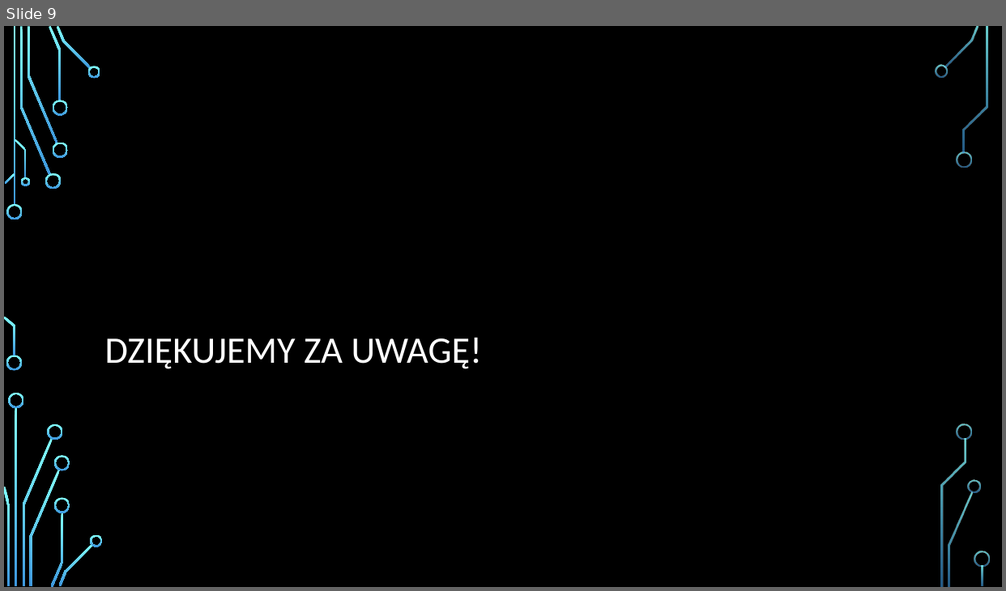
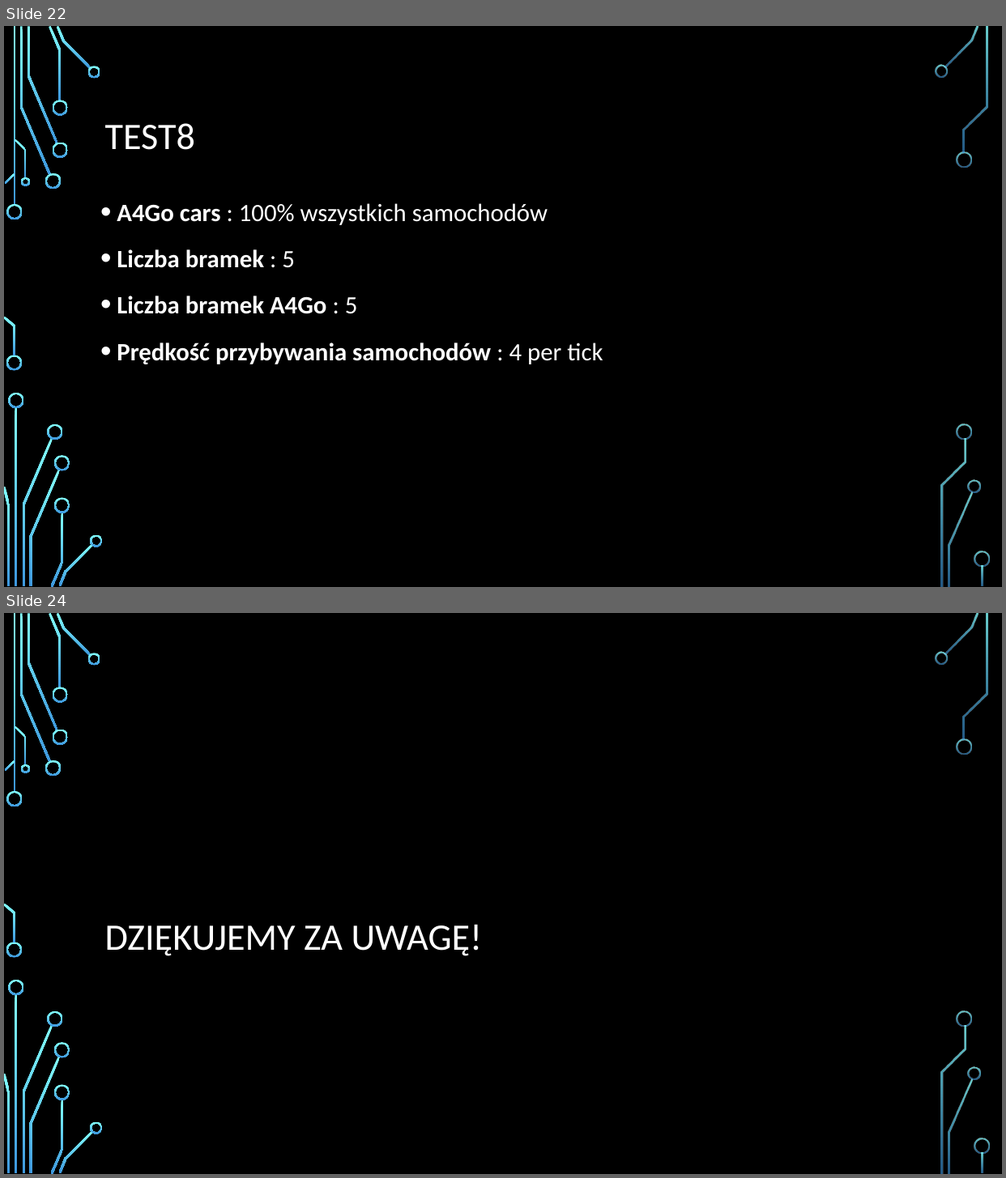
Before and after one commit to zurus93/ExpresswaySimulation, a slide deck: ExpresswaySimulation/doc/Prezentacja_finalna.pptx. Shown one above the other, each under a label of ours: slide 9 before the commit, slides 22 and 24 after it; the slides between them are not shown. The pictures are 1006x591 and 1006x1178 pixels, drawn with LibreOffice and Linux fonts; fonts in the diff are those of the drawing; background and template pictures are left out. Boxes give left, top, right and bottom in pixels: in the first picture for what was removed or moved away, otherwise in the second. Text is boxed around its words. In the diff, an @@ line names an element or a change of style, - is before the commit and + after.

```diff
--- a/ExpresswaySimulation/doc/Prezentacja_finalna.pptx
+++ b/ExpresswaySimulation/doc/Prezentacja_finalna.pptx
@@ slide 22 added at box(4, 26, 1002, 587), background picture (left out); not listed: 36 template elements that a slide beside it also shows @@
@@ title added at box(105, 123, 195, 150), 36 pt, text #FFFFFF @@
+TEST8
@@ text added at box(117, 203, 603, 365), 24 pt, text #FFFFFF, bold @@
+• A4Go cars : 100% wszystkich samochodów
+• Liczba bramek : 5
+• Liczba bramek A4Go : 5
+• Prędkość przybywania samochodów : 4 per tick
@@ what was slide 9 is now slide 24 @@
```
Also in this commit, not shown: 2 slides changed, 18 other slides added, 4 slides removed, 28 other files.
